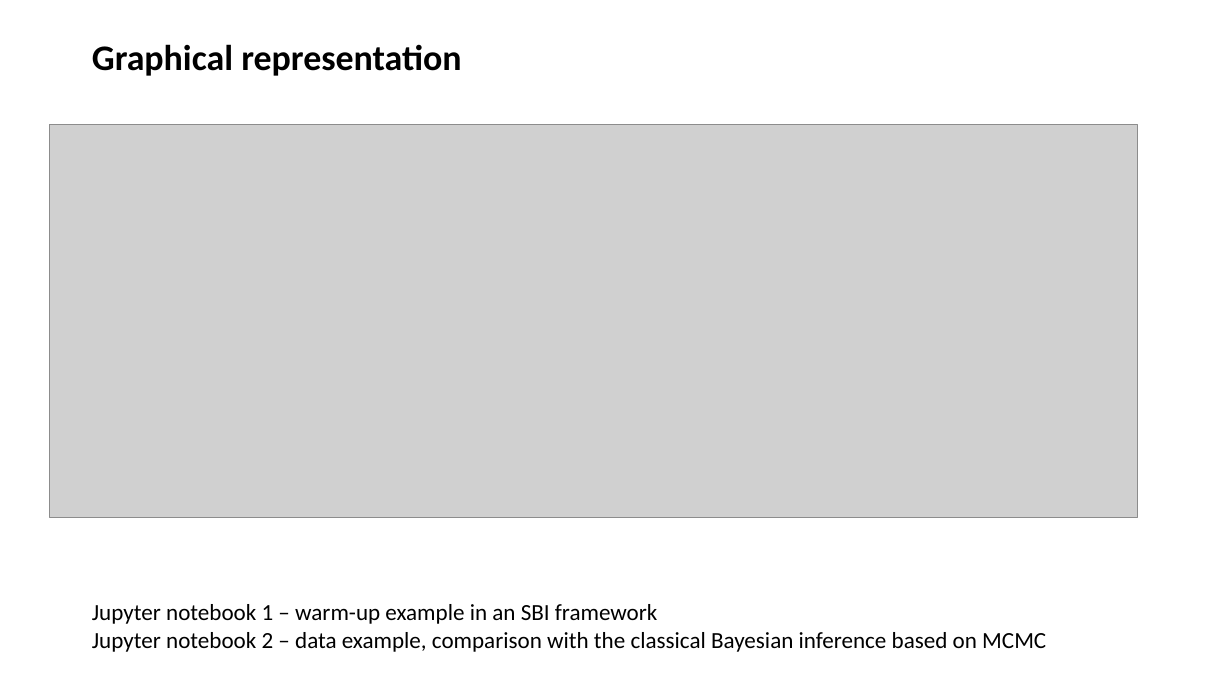
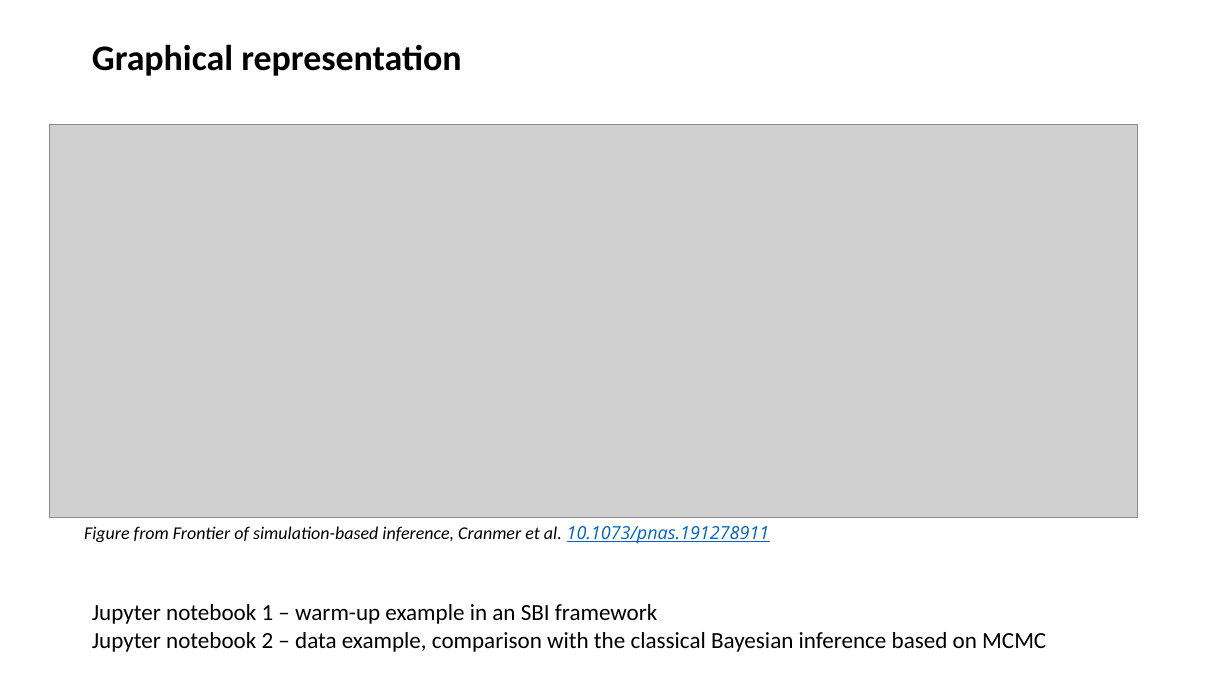
Before and after one commit to albazarova/sbi_intro, a slide deck: slide 11 of SBI_tutorial_v1.2.pptx. Drawn at 1232x693 pixels with LibreOffice and Linux fonts; fonts in the diff are those of the drawing; grey boxes stand for pictures. Boxes give left, top, right and bottom in pixels: in the first picture for what was removed or moved away, otherwise in the second. Text is boxed around its words. In the diff, an @@ line names an element or a change of style, - is before the commit and + after.

```diff
--- a/SBI_tutorial_v1.2.pptx
+++ b/SBI_tutorial_v1.2.pptx
@@ text added at (x1=84, y1=526, x2=770, y2=544), 14 pt, text #000000, italic @@
+Figure from Frontier of simulation-based inference, Cranmer et al. 10.1073/pnas.191278911
```
Also in this commit, not shown: 4 other slides changed.
